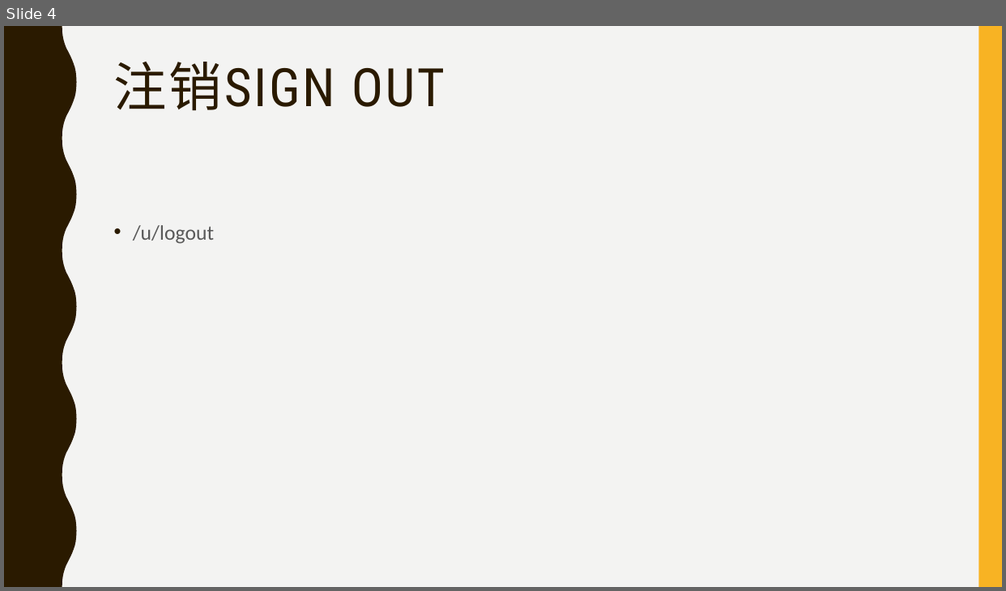
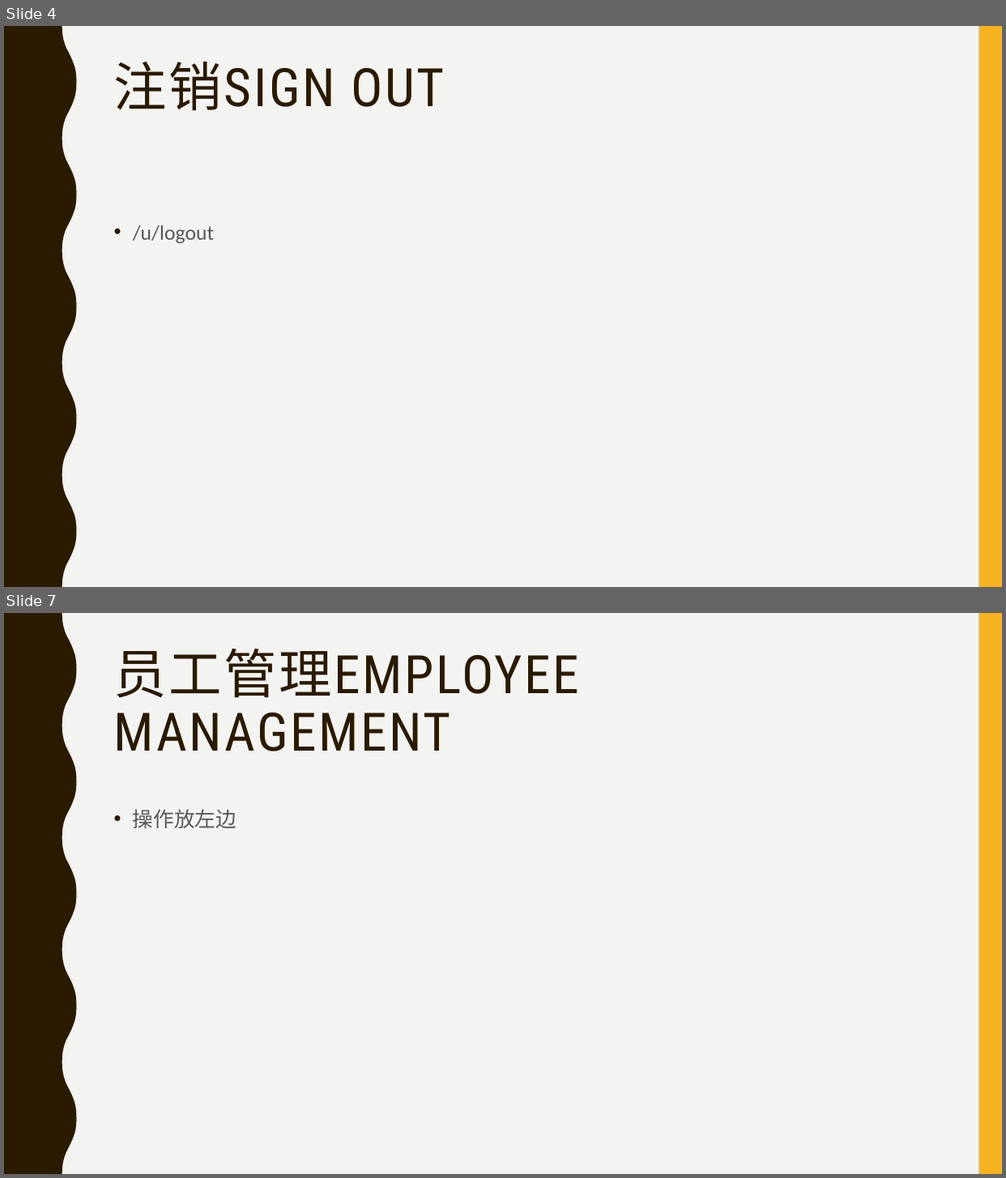
Before and after one commit to payrolls/payrolls.github.io, a slide deck: doc/Payroll Web UI.pptx. Shown one above the other, each under a label of ours: slide 4 before the commit, slides 4 and 7 after it; the slides between them are not shown. The pictures are 1006x591 and 1006x1178 pixels, drawn with LibreOffice and Linux fonts; fonts in the diff are those of the drawing. Boxes give left, top, right and bottom in pixels: in the first picture for what was removed or moved away, otherwise in the second. Text is boxed around its words. In the diff, an @@ line names an element or a change of style, - is before the commit and + after.

```diff
--- a/doc/Payroll Web UI.pptx
+++ b/doc/Payroll Web UI.pptx
@@ slide 7 added at <box>4,613,1002,1174</box>, background #F3F3F2; not listed: 2 template elements that a slide beside it also shows @@
@@ title added at <box>114,649,579,752</box>, 51 pt, text #2A1A00 @@
+员工管理EMPLOYEE MANAGEMENT
@@ text added at <box>133,809,236,828</box>, 20 pt, text #595959 @@
+• 操作放左边
```
Also in this commit, not shown: 1 slide changed, 3 other slides added, 1 slide removed.
